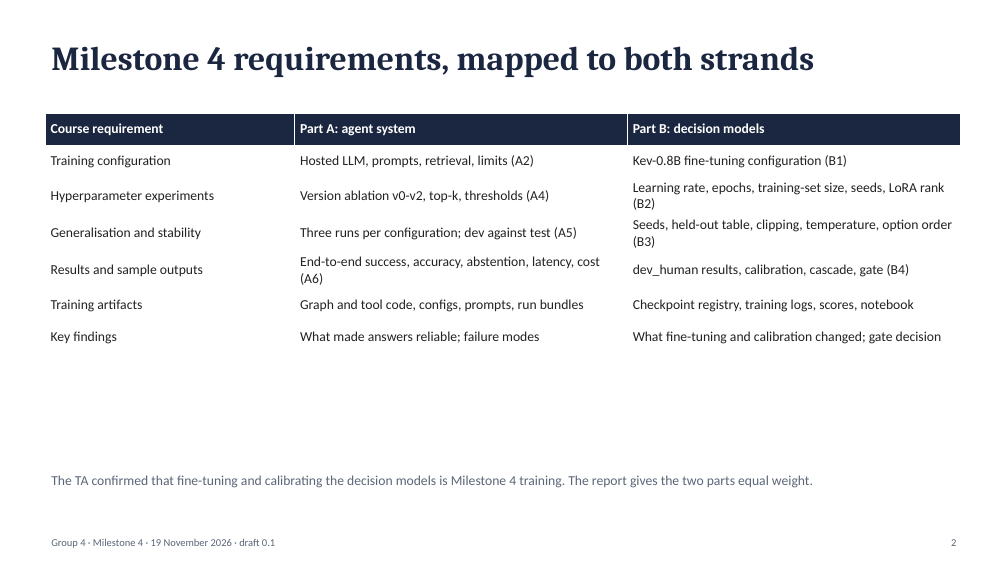
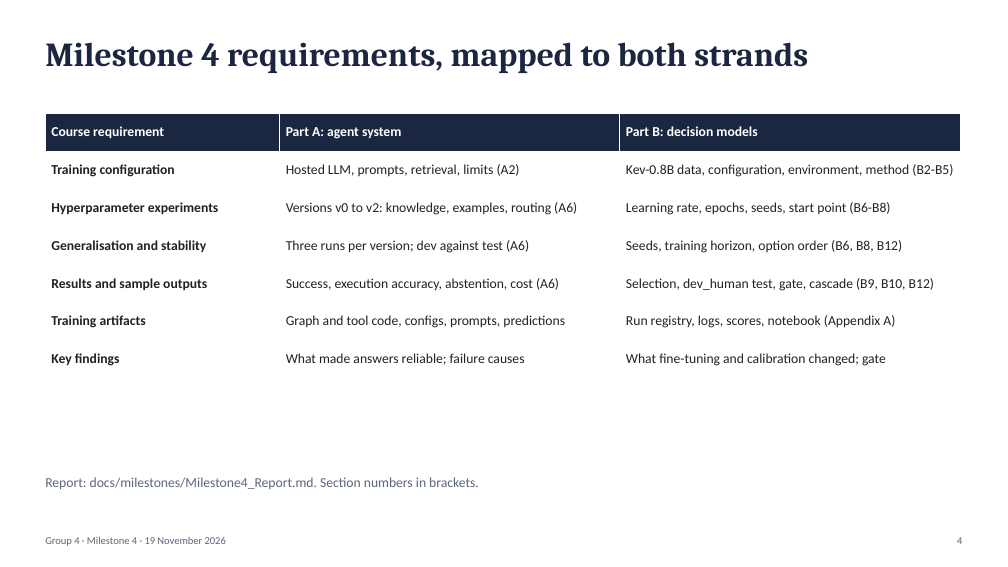
Before and after one commit to sathyaIITM/Group-4-DS-and-AI-Lab-Project, a slide deck: slide 4 of docs/milestones/Milestone4_TA_Presentation.pptx (slide 2 before the commit). Drawn at 1008x567 pixels with LibreOffice and Linux fonts; fonts in the diff are those of the drawing. Boxes give left, top, right and bottom in pixels: in the first picture for what was removed or moved away, otherwise in the second. Text is boxed around its words. In the diff, an @@ line names an element or a change of style, - is before the commit and + after.

Commit message:
DOC: Milestone 4 slides (18, both parts, version glosses); report: E2 closed, Laya plan, calibration wording corrected

```diff
--- a/docs/milestones/Milestone4_TA_Presentation.pptx
+++ b/docs/milestones/Milestone4_TA_Presentation.pptx
@@ text "Milestone 4 requirements, mapped to ..." at bbox=[45, 42, 808, 73]: more space between paragraphs @@
@@ table at bbox=[45, 113, 960, 378] @@
-row 2, column 3: Kev-0.8B fine-tuning configuration (B1)
+row 2, column 3: Kev-0.8B data, configuration, environment, method (B2-B5)
-row 3, column 2: Version ablation v0-v2, top-k, thresholds (A4)
+row 3, column 2: Versions v0 to v2: knowledge, examples, routing (A6)
-row 3, column 3: Learning rate, epochs, training-set size, seeds, LoRA rank (B2)
+row 3, column 3: Learning rate, epochs, seeds, start point (B6-B8)
-row 4, column 2: Three runs per configuration; dev against test (A5)
+row 4, column 2: Three runs per version; dev against test (A6)
-row 4, column 3: Seeds, held-out table, clipping, temperature, option order (B3)
+row 4, column 3: Seeds, training horizon, option order (B6, B8, B12)
-row 5, column 2: End-to-end success, accuracy, abstention, latency, cost (A6)
+row 5, column 2: Success, execution accuracy, abstention, cost (A6)
-row 5, column 3: dev_human results, calibration, cascade, gate (B4)
+row 5, column 3: Selection, dev_human test, gate, cascade (B9, B10, B12)
-row 6, column 2: Graph and tool code, configs, prompts, run bundles
+row 6, column 2: Graph and tool code, configs, prompts, predictions
-row 6, column 3: Checkpoint registry, training logs, scores, notebook
+row 6, column 3: Run registry, logs, scores, notebook (Appendix A)
-row 7, column 2: What made answers reliable; failure modes
+row 7, column 2: What made answers reliable; failure causes
-row 7, column 3: What fine-tuning and calibration changed; gate decision
+row 7, column 3: What fine-tuning and calibration changed; gate
@@ bold on in "Training configuration", "Hyperparameter experiments", "Generalisation and stability", "Results and sample outputs" and 2 more places @@
@@ text added at bbox=[45, 477, 479, 489], 13 pt, text #5B6678 @@
+Report: docs/milestones/Milestone4_Report.md. Section numbers in brackets.
@@ text removed at bbox=[51, 475, 813, 488] @@
-The TA confirmed that fine-tuning and calibrating the decision models is Milestone 4 training. The report gives the two parts equal weight.
@@ text at bbox=[45, 536, 226, 546]: text changed @@
-Group 4 · Milestone 4 · 19 November 2026 · draft 0.1
+Group 4 · Milestone 4 · 19 November 2026
@@ text at bbox=[957, 537, 962, 544]: text changed @@
-2
+4
```
Also in this commit, not shown: 4 other slides changed, 13 slides added, 8 slides removed, 1 other file.
